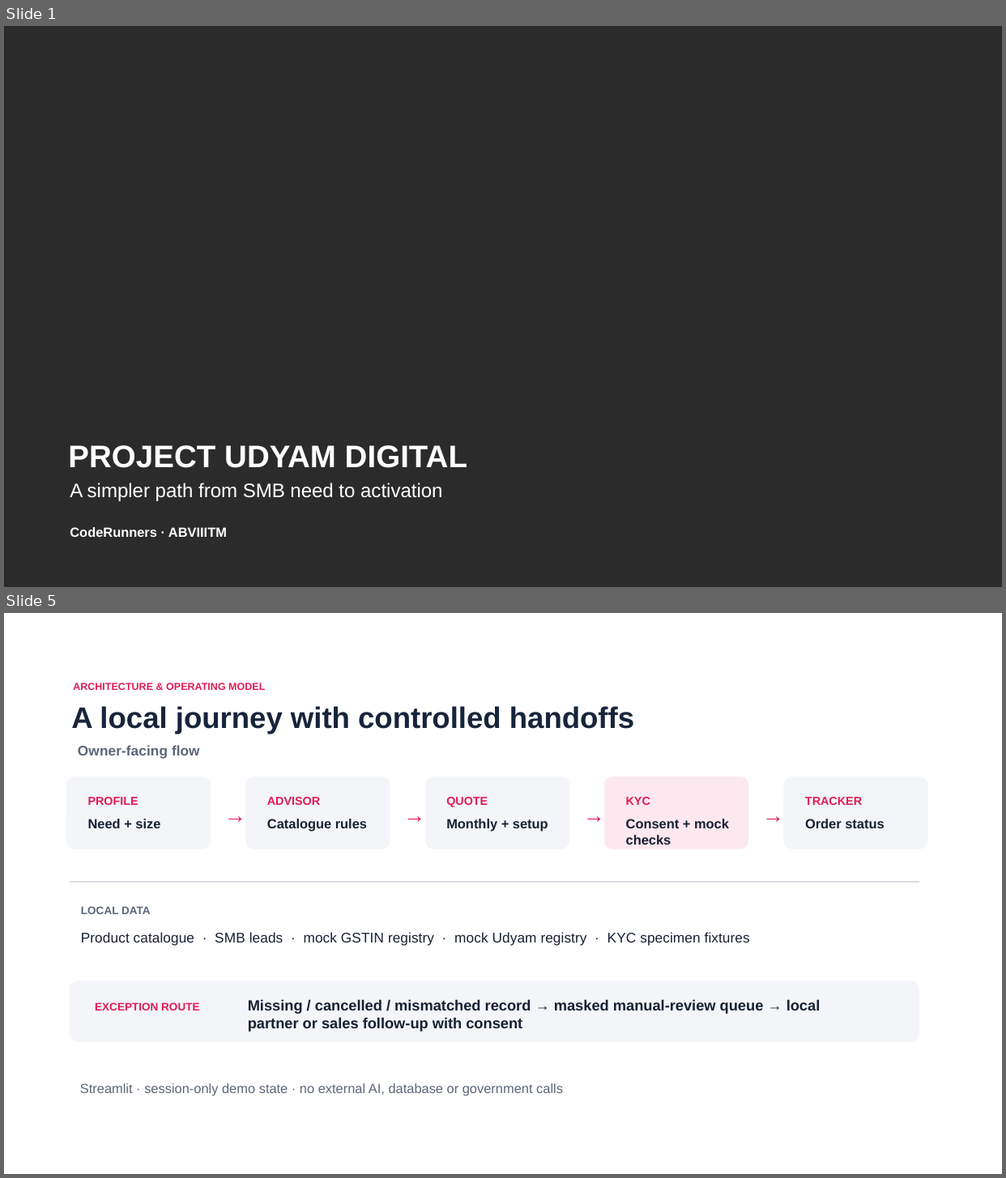
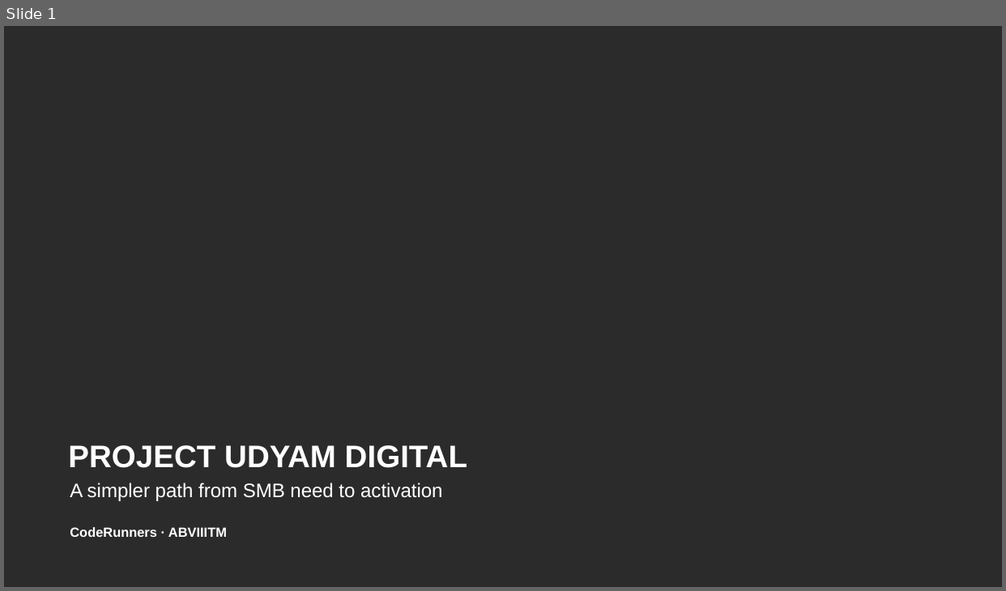
Before and after one commit to saisasidharpaluri/airtel-sync-digital-track, a slide deck: submission/CodeRunners_ABVIIITM.pptx. Shown one above the other, each under a label of ours: slides 1 and 5 before the commit, slide 1 after it; the slides between them are not shown. The pictures are 1006x1178 and 1006x591 pixels, drawn with LibreOffice and Linux fonts; fonts in the diff are those of the drawing; background and template pictures are left out; a plain dark background stands for a picture behind light text. Boxes give left, top, right and bottom in pixels: in the first picture for what was removed or moved away, otherwise in the second. Text is boxed around its words. In the diff, an @@ line names an element or a change of style, - is before the commit and + after.

Commit message:
Refresh final Airtel live demo and deck

```diff
--- a/submission/CodeRunners_ABVIIITM.pptx
+++ b/submission/CodeRunners_ABVIIITM.pptx
@@ slide 5 removed at [4,613,1002,1174], background picture (left out) @@
@@ text removed at [73,683,265,690] @@
-ARCHITECTURE & OPERATING MODEL
@@ text removed at [71,706,634,735] @@
-A local journey with controlled handoffs
@@ text removed at [78,745,200,759] @@
-Owner-facing flow
@@ rounded rectangle removed at [66,777,211,850] @@
@@ rounded rectangle removed at [245,777,390,850] @@
@@ rounded rectangle removed at [425,777,570,850] @@
@@ rounded rectangle removed at [605,777,749,850] @@
@@ rounded rectangle removed at [783,777,928,850] @@
@@ text removed at [88,797,138,805] @@
-PROFILE
@@ text removed at [215,797,241,828] @@
-→
@@ text removed at [267,797,320,805] @@
-ADVISOR
@@ text removed at [394,797,421,828] @@
-→
@@ text removed at [446,797,488,807] @@
-QUOTE
@@ text removed at [573,797,600,828] @@
-→
@@ text removed at [626,797,650,805] @@
-KYC
@@ text removed at [752,797,779,828] @@
-→
@@ text removed at [805,797,862,805] @@
-TRACKER
@@ text removed at [88,819,160,828] @@
-Need + size
@@ text removed at [267,819,367,832] @@
-Catalogue rules
@@ text removed at [446,819,548,832] @@
-Monthly + setup
@@ text removed at [626,819,729,845] @@
-Consent + mock checks
@@ text removed at [805,819,884,828] @@
-Order status
@@ rectangle removed at [70,881,920,884] @@
@@ text removed at [81,906,151,914] @@
-LOCAL DATA
@@ text removed at [81,932,750,946] @@
-Product catalogue · SMB leads · mock GSTIN registry · mock Udyam registry · KYC specimen fixtures
@@ rounded rectangle removed at [70,982,920,1042] @@
@@ text removed at [248,999,820,1032] @@
-Missing / cancelled / mismatched record → masked manual-review queue → local partner or sales follow-up with consent
@@ text removed at [95,1003,199,1011] @@
-EXCEPTION ROUTE
@@ text removed at [80,1084,563,1096] @@
-Streamlit · session-only demo state · no external AI, database or government calls
```
Also in this commit, not shown: 5 slides changed, 1 slide added, 4 other files.
